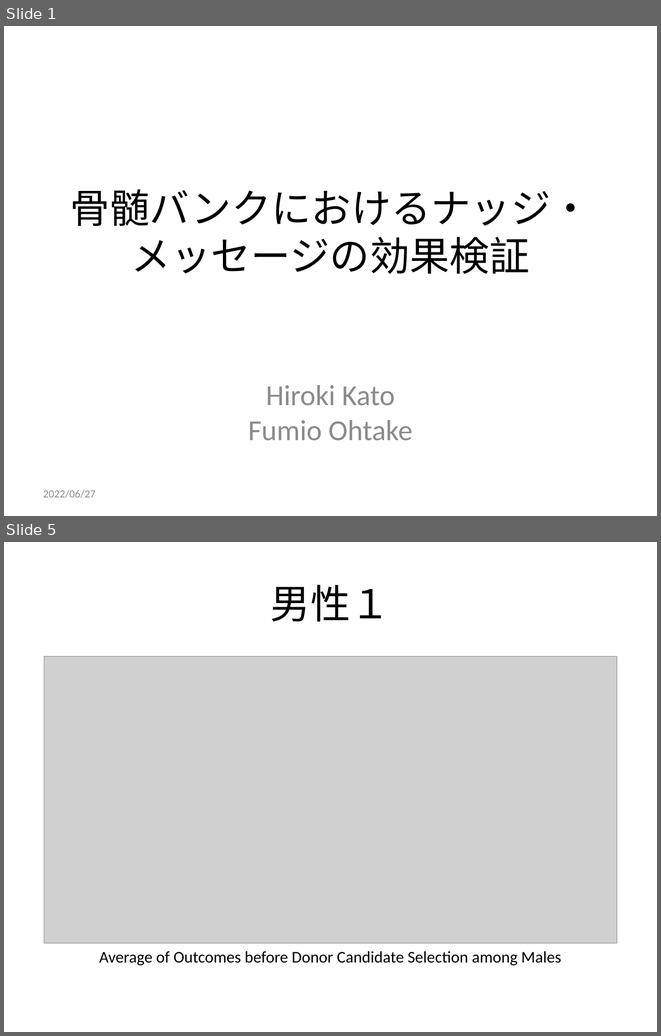
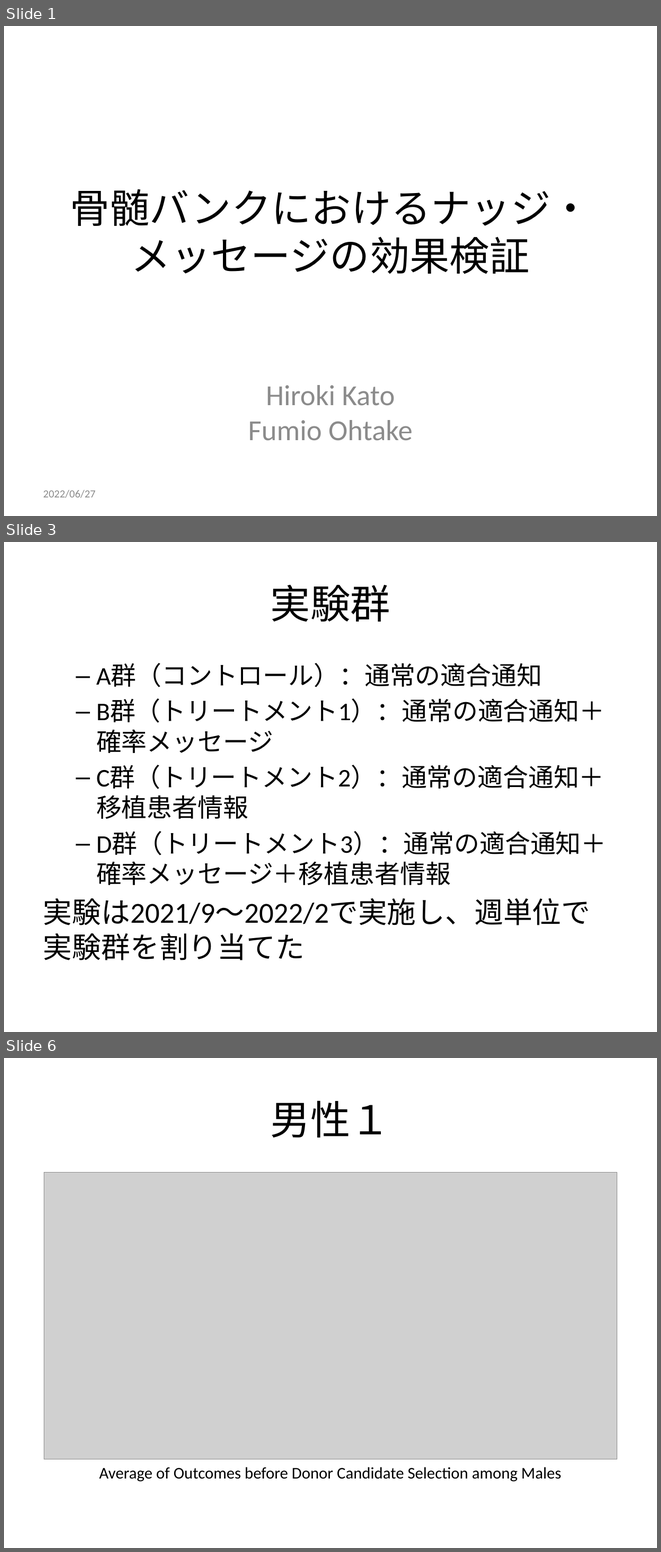
Before and after one commit to JMDP-behavioral-economics/RCT-Nudge, a slide deck: docs/pptx/report.pptx. Shown one above the other, each under a label of ours: slides 1 and 5 before the commit, slides 1, 3 and 6 after it; the slides between them are not shown. The pictures are 661x1036 and 661x1552 pixels, drawn with LibreOffice and Linux fonts; fonts in the diff are those of the drawing; grey boxes stand for pictures. Boxes give left, top, right and bottom in pixels: in the first picture for what was removed or moved away, otherwise in the second. Text is boxed around its words. In the diff, an @@ line names an element or a change of style, - is before the commit and + after.

```diff
--- a/docs/pptx/report.pptx
+++ b/docs/pptx/report.pptx
@@ slide 3 added at bbox=[4, 542, 657, 1032], background #FFFFFF @@
@@ title added at bbox=[271, 584, 390, 622], 44 pt, text #000000 @@
+実験群
@@ text added at bbox=[43, 663, 607, 960], 28 pt, text #000000 @@
+  – A群（コントロール）：通常の適合通知
+  – B群（トリートメント1）：通常の適合通知＋確率メッセージ
+  – C群（トリートメント2）：通常の適合通知＋移植患者情報
+  – D群（トリートメント3）：通常の適合通知＋確率メッセージ＋移植患者情報
+実験は2021/9～2022/2で実施し、週単位で実験群を割り当てた
@@ what was slide 5 is now slide 6 @@
```
Also in this commit, not shown: 1 other slide added, 1 slide removed, 1 other file.
